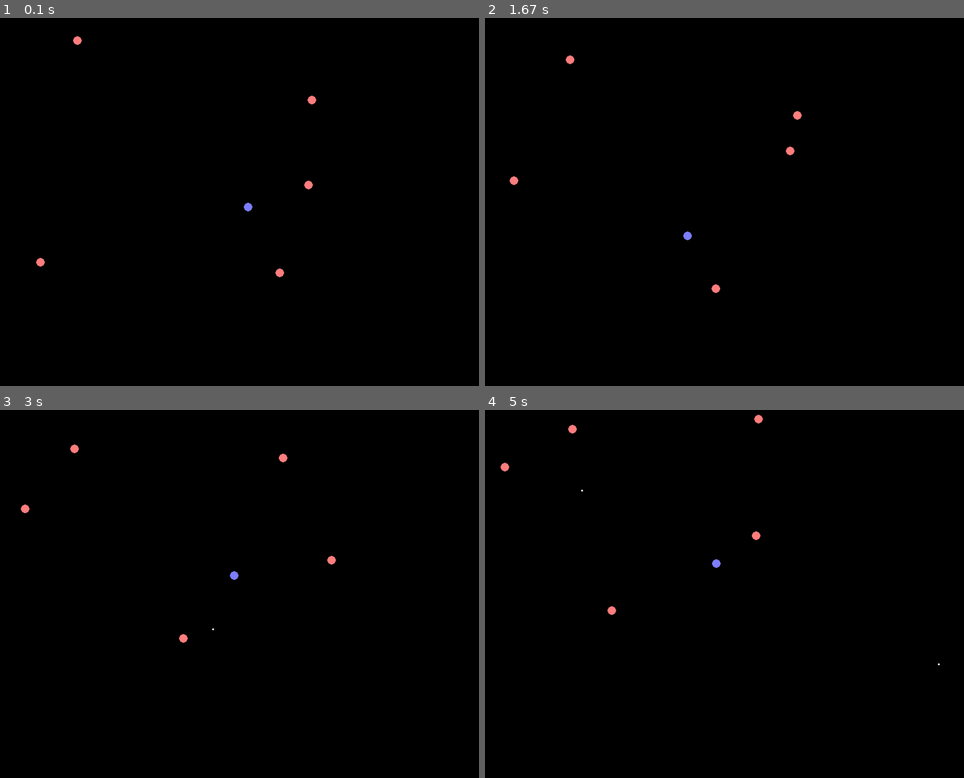
Above: before the commit, frames 1-4 (two rows, left to right).
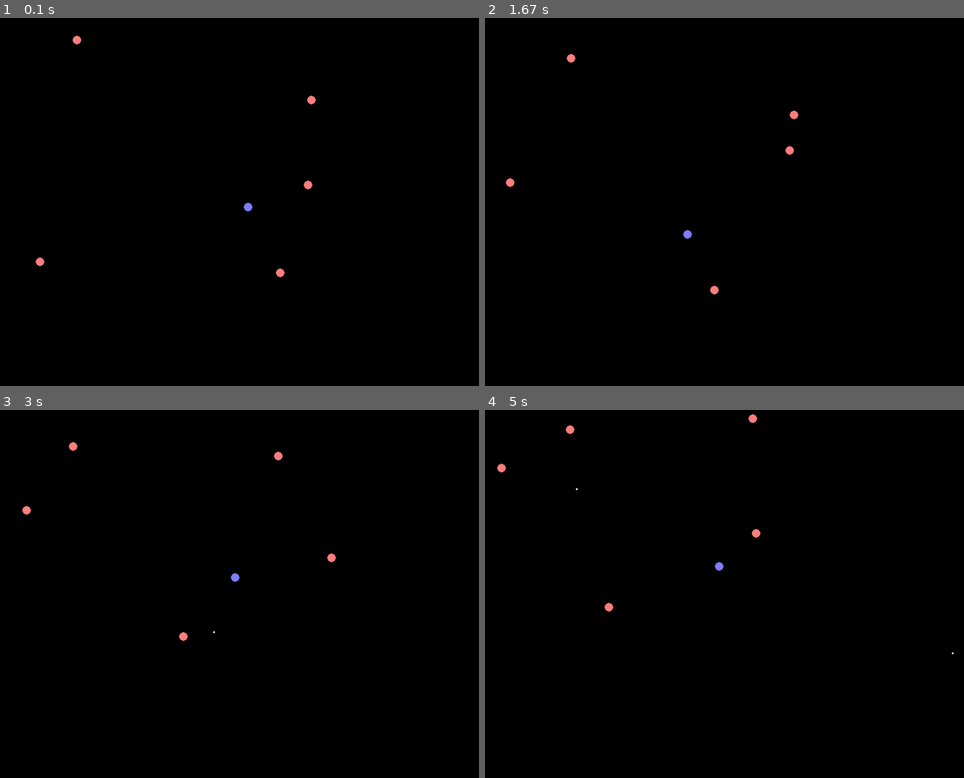
Above: after the commit, the same moments.

Repository: garyshi/pygame-toys
Game: pygame game, started from tank.py
Same seed, same stepped clock (60 frames per second), same inputs: the game is played once before the commit and once after it. The source is Python 2; it was converted automatically to run under Python 3.
Inputs (mouse positions are in pixels of both pictures, inside the frame that each line leads up to):
- Up to frame 1 (0.1 s): no input
- Up to frame 2 (1.67 s): right-click (729, 227) at 0.38 s; click (609, 205) at 0.72 s; click (576, 286) at 1.05 s; click (786, 235) at 1.38 s
- Up to frame 3 (3 s): click (67, 582) at 1.72 s; click (244, 638) at 2.05 s; click (172, 516) at 2.38 s; click (373, 560) at 2.72 s
- Up to frame 4 (5 s): click (882, 586) at 3.05 s; click (829, 527) at 3.38 s; click (580, 468) at 3.72 s; click (614, 660) at 4.05 s; click (619, 527) at 4.38 s; click (858, 634) at 4.72 s

The runs differ from the first frame. In frame 1, less than 0.1% of the frame differs, in the area x 7-67%, y 4-71%; in frame 2, 0.2%; in frame 3, 0.2%; in frame 4, 0.3%, in the area x 2-98%, y 1-70%.

Commit message:
Improve tank.py:
- Add pos property.
- Keep using float numbers in tank/bullet position.
- Fix bullet collision detection.

Diff:
--- a/tank.py
+++ b/tank.py
@@ -2,6 +2,10 @@
 import math, random
 import pygame
 from pygame.locals import *
+
+
+FRAME_PER_SECOND = 60
+MS_PER_FRAME = 1000.0 / FRAME_PER_SECOND
 
 
 def get_speed_vector(pos, dest, speed):
@@ -16,29 +20,37 @@
 
 
 class Bullet(object):
-    def __init__(self, pos, init_dest, bounds):
+    def __init__(self, pos, init_dest, bounds, speed=10):
         self.c = 3
         self.bounds = bounds
         (self.x, self.y) = pos
-        self.vector = get_speed_vector(pos, init_dest, 10)
+        self.speed = speed
+        self.vector = get_speed_vector(pos, init_dest, self.speed)
         self.surface = pygame.Surface((2 * self.c, 2 * self.c))
         pygame.draw.circle(self.surface, (255, 255, 255), (self.c, self.c), self.c-1)
 
+    @property
+    def pos(self):
+        return (self.x, self.y)
+
     def draw(self, screen):
-        screen.blit(self.surface, (self.x, self.y))
+        screen.blit(self.surface, self.pos)
 
     def step(self, delta_t, enemies, friends):
-        for i in (0.2, 0.4, 0.6, 0.8, 1):
-            cx = self.x + i * self.vector[0]
-            cy = self.y + i * self.vector[1]
+        """Returns if this bullet still exists after this step."""
+        v_x = self.vector[0] * delta_t / MS_PER_FRAME
+        v_y = self.vector[1] * delta_t / MS_PER_FRAME
+        sv_x = v_x / self.speed
+        sv_y = v_y / self.speed
+        for i in xrange(self.speed):
+            self.x += sv_x
+            self.y += sv_y
             for e in enemies:
                 if e and e.health > 0:
-                    if abs(cx - e.x) < 8 and abs(cy - e.y) < 8:
+                    if abs(e.x + e.c - self.x) < 8 and abs(e.y + e.c - self.y) < 8:
                         e.health -= 1
                         if e.health <= 0: e.die()
                         return False
-        self.x = round(self.x + self.vector[0])
-        self.y = round(self.y + self.vector[1])
         return (self.bounds[0] < self.x < self.bounds[2] and
                 self.bounds[1] < self.y < self.bounds[3])
 
@@ -56,12 +68,16 @@
         self.num_bullets = 3
         self.bullets = [None] * self.num_bullets
 
+    @property
+    def pos(self):
+        return (self.x, self.y)
+
     def die(self):
         self.surface.fill((0, 0, 0))
         pygame.draw.circle(self.surface, self.color, (self.c, self.c), self.c-1, 2)
 
     def draw(self, screen):
-        screen.blit(self.surface, (self.x, self.y))
+        screen.blit(self.surface, self.pos)
 
     def draw_bullets(self, screen):
         if self.health > 0:
@@ -84,14 +100,14 @@
     def shoot(self, dest):
         for i in xrange(self.num_bullets):
             if not self.bullets[i]:
-                self.bullets[i] = Bullet((self.x, self.y), dest, self.bounds)
+                self.bullets[i] = Bullet(self.pos, dest, self.bounds)
                 break
 
     def step(self, delta_t, enemies, friends):
-        speed_v = get_speed_vector((self.x, self.y), self.dest, self.speed_ratio * delta_t)
+        speed_v = get_speed_vector(self.pos, self.dest, self.speed_ratio * delta_t)
         if speed_v:
-            self.x += round(speed_v[0])
-            self.y += round(speed_v[1])
+            self.x += speed_v[0]
+            self.y += speed_v[1]
         for i, bullet in enumerate(self.bullets):
             if bullet:
                 if not bullet.step(delta_t, enemies, friends):
@@ -109,10 +125,10 @@
         r = random.random()
         if self.step_counter == 1 or r < 0.1:
             move_range = 80
-            bounds = [max(self.bounds[0], self.x - move_range),
-                      max(self.bounds[1], self.y - move_range),
-                      min(self.bounds[2], self.x + move_range),
-                      min(self.bounds[3], self.y + move_range)]
+            bounds = [max(self.bounds[0], int(self.x) - move_range),
+                      max(self.bounds[1], int(self.y) - move_range),
+                      min(self.bounds[2], int(self.x) + move_range),
+                      min(self.bounds[3], int(self.y) + move_range)]
             self.set_dest((random.randint(bounds[0], bounds[2]),
                            random.randint(bounds[1], bounds[3])))
             if r < 0.005:
@@ -142,7 +158,6 @@
 
 
 def main():
-    FRAME_PER_SECOND = 60
     clock = pygame.time.Clock()
     screen_w = 1024
     screen_h = 768
